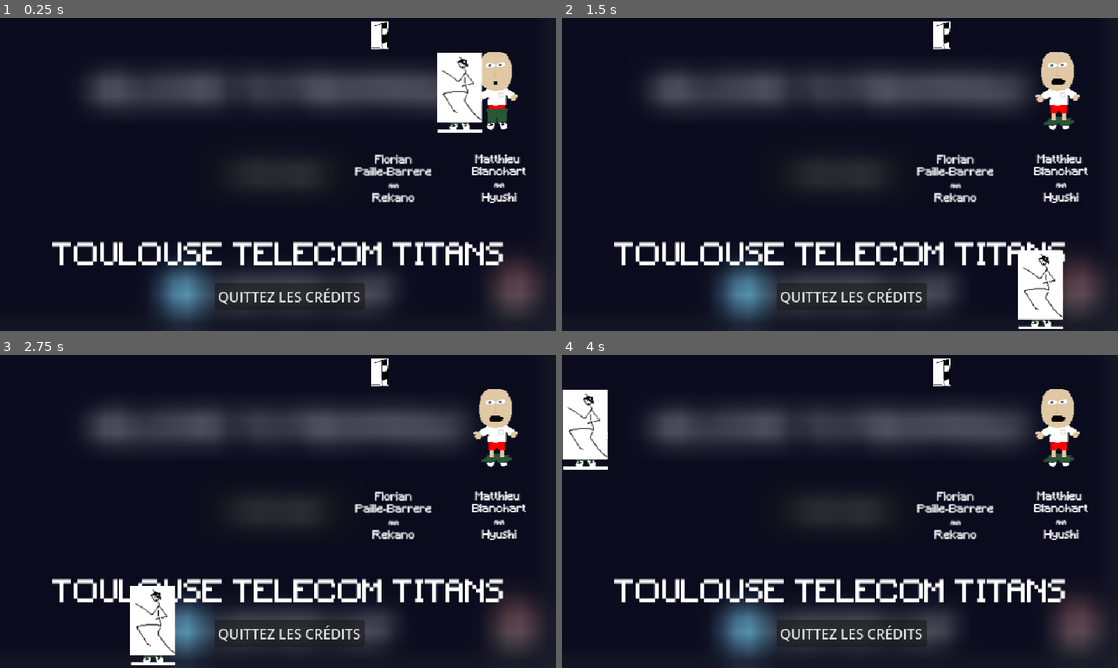
Above: before the commit, frames 1-4 (two rows, left to right).
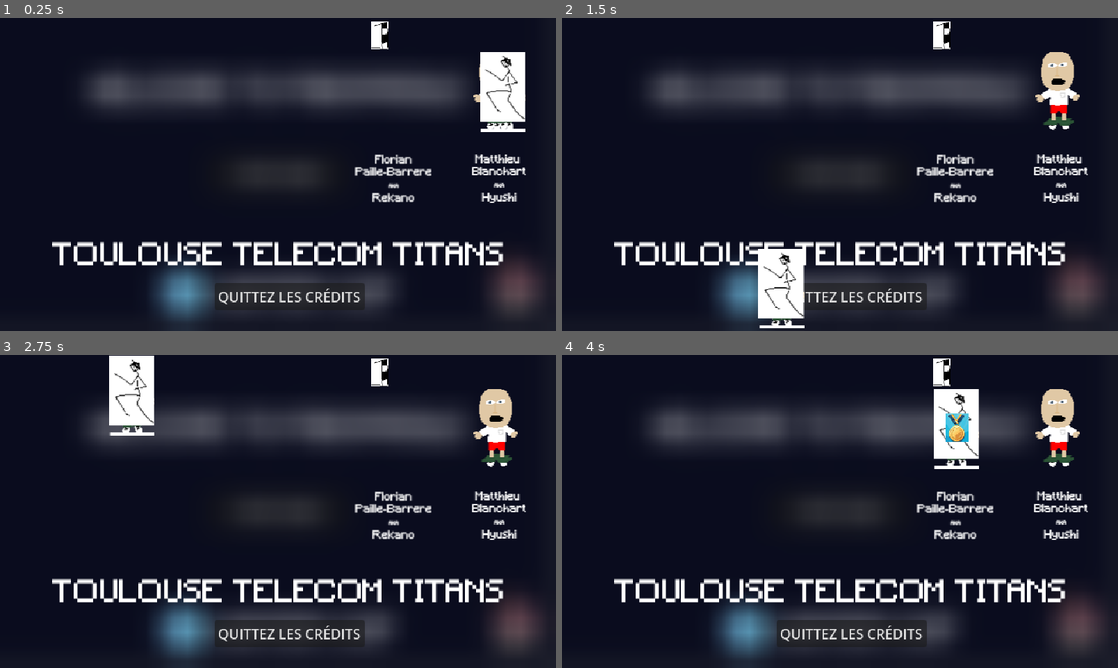
Above: after the commit, the same moments.

Repository: mattBlanchart/fibon-agile
Game: Godot game, scene res://scenes/credits/credits.tscn
Same seed, same stepped clock (60 frames per second), same inputs: the game is played once before the commit and once after it. This scene is started directly instead of the project's main scene.
Inputs (mouse positions are in pixels of both pictures, inside the frame that each line leads up to):
- Up to frame 1 (0.25 s): no input
- Up to frame 2 (1.5 s): click "START GAME" at 0.5 s; click "START GAME" at 1.25 s
- Up to frame 3 (2.75 s): tap Enter (ui_accept) at 2, 2.27 s; move the mouse to (400, 495) at 2.02 s; hold Right (ui_right) from 2.03 s (still down); click (400, 495) at 2.17 s
- Up to frame 4 (4 s): move the mouse to (728, 527) at 2.77 s; tap Enter (ui_accept) at 3.02 s; move the mouse to (895, 442) at 3.52 s; release Right (ui_right) at 3.53 s; hold Left (ui_left) from 3.53 s (still down)

The runs differ from the first frame. In frame 1, 3.6% of the frame differs, in the area x 78-95%, y 10-37%; in frame 2, 3.7%; in frame 3, 3.8%; in frame 4, 3.9%, in the area x 0-75%, y 10-37%.

Commit message:
Add médaille

Diff:
--- /dev/null
+++ b/scenes/credits/FP/medaille.tscn
@@ -0,0 +1,7 @@
+[gd_scene load_steps=2 format=3 uid="uid://d4epgle2xbjl5"]
+
+[ext_resource type="Texture2D" uid="uid://doev1w6qkhen7" path="res://assets/credits/FP/médaille.png" id="1_o0bd4"]
+
+[node name="Sprite2D" type="Sprite2D"]
+scale = Vector2(0.3, 0.3)
+texture = ExtResource("1_o0bd4")
--- a/scenes/credits/credits.tscn
+++ b/scenes/credits/credits.tscn
@@ -117,10 +117,10 @@
 scale = Vector2(0.08801778, 0.08801778)
 texture = ExtResource("3_huu5m")
 
-[node name="StaticBody2D" type="StaticBody2D" parent="."]
+[node name="Contour" type="StaticBody2D" parent="."]
 position = Vector2(320, 179)
 
-[node name="CollisionPolygon2D" type="CollisionPolygon2D" parent="StaticBody2D"]
+[node name="CollisionContour2D" type="CollisionPolygon2D" parent="Contour"]
 build_mode = 1
 polygon = PackedVector2Array(-320, -178, 318, -180, 319, 180, -320, 178)
 
@@ -186,16 +186,19 @@
 
 [node name="FloBody2D" type="CharacterBody2D" parent="CanvasLayer"]
 unique_name_in_owner = true
+position = Vector2(455, 84)
 script = ExtResource("11_6gsh7")
+speed = 500
+finalTurn = 1
 
 [node name="Sprite2D" type="Sprite2D" parent="CanvasLayer/FloBody2D"]
-position = Vector2(454, 86)
+position = Vector2(-1, 1)
 texture = ExtResource("11_o5atr")
 hframes = 3
 vframes = 2
 
 [node name="CollisionShape2D" type="CollisionShape2D" parent="CanvasLayer/FloBody2D"]
-position = Vector2(454, 86)
+position = Vector2(-1, 1)
 shape = SubResource("RectangleShape2D_o5atr")
 
 [node name="AnimationPlayer" type="AnimationPlayer" parent="CanvasLayer/FloBody2D"]
--- a/scenes/credits/flo_body_2d.gd
+++ b/scenes/credits/flo_body_2d.gd
@@ -1,44 +1,56 @@
 extends CharacterBody2D
 
+var medaille_scene: PackedScene = preload("res://scenes/credits/FP/medaille.tscn")
 
 const JUMP_VELOCITY = -400.0
 
-var isGoingToRight: bool = true;
-var isGoingToLeft: bool = false;
-var isGoingDown: bool = false;
-var isGoingUp: bool = false;
-const SPEED: int = 300;
+var isGoingToRight: bool = true
+var isGoingToLeft: bool = false
+var isGoingDown: bool = false
+var isGoingUp: bool = false
+@export var speed: int = 300
+@export var finalTurn: int = 2
 var turn: int = 0
+var arrivee: bool = false
 
 func _process(_delta):
-	print(turn)
-	if turn == 2 :
-		position = Vector2(0,0)
-	else :
+	print(global_position)
+	print(position)
+	#print(turn)
+	if turn == finalTurn && !arrivee:
+		#position image flo
+		position= Vector2(455,84)
+
+		#add & position medaille
+		var medaille = medaille_scene.instantiate()
+		medaille.position = %FloBody2D.position
+		$"..".add_child(medaille)
+		arrivee = true
+	elif !arrivee :
 		#print(position)
 
 		if isGoingToRight:
-			velocity = Vector2.RIGHT * SPEED
+			velocity = Vector2.RIGHT * speed
 		elif isGoingToLeft:
-			velocity = Vector2.LEFT * SPEED
+			velocity = Vector2.LEFT * speed
 		elif isGoingDown:
-			velocity = Vector2.DOWN * SPEED
+			velocity = Vector2.DOWN * speed
 		elif isGoingUp:
-			velocity = Vector2.UP * SPEED
+			velocity = Vector2.UP * speed
 
 		#print(velocity)
 		#print(move_and_slide())
 		if move_and_slide():
-			if position.x >= 120 && position.y <= 0:
+			if position.x >= 610 && position.y <= 105:
 				isGoingToRight = false
 				isGoingDown = true
-			elif position.x >= 120 && position.y >= 200:
+			elif position.x >= 610 && position.y >= 300:
 				isGoingDown=false
 				isGoingToLeft=true
-			elif position.x <= -426 && position.y >= 200:
+			elif position.x <= 30 && position.y >= 300:
 				isGoingToLeft=false
 				isGoingUp=true
-			elif position.x <= -420 && position.y <= -30:
+			elif position.x <= 30 && position.y <= 50:
 				isGoingToRight=true
 				isGoingUp=false
 
@@ -58,8 +70,8 @@
 	## As good practice, you should replace UI actions with custom gameplay actions.
 	#var direction := Input.get_axis("ui_left", "ui_right")
 	#if direction:
-		#velocity.x = direction * SPEED
+		#velocity.x = direction * speed
 	#else:
-		#velocity.x = move_toward(velocity.x, 0, SPEED)
+		#velocity.x = move_toward(velocity.x, 0, speed)
 #
 	#move_and_slide()
Binary file added: assets/credits/FP/médaille.png
Not shown, added: assets/credits/FP/médaille.png.import
